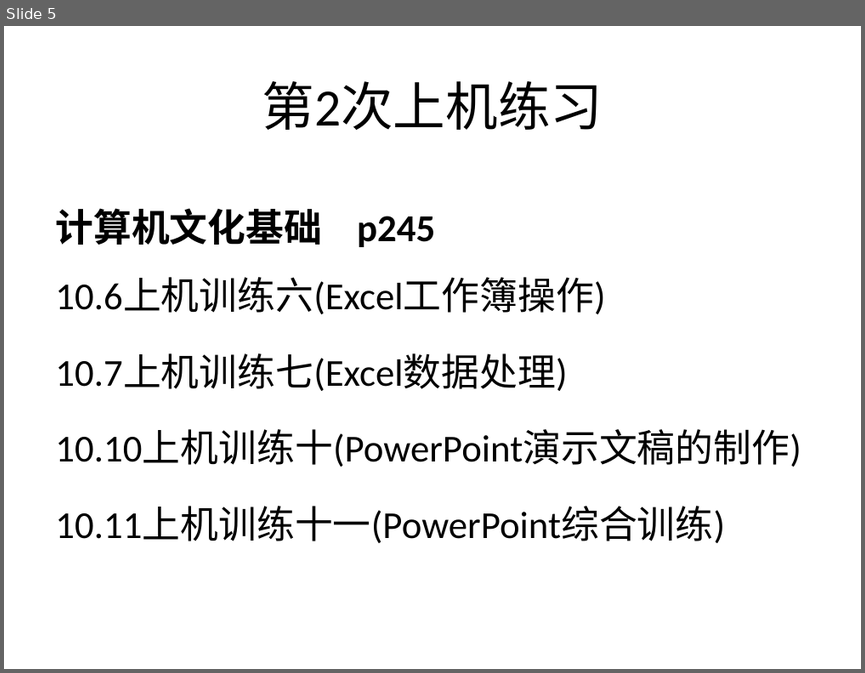
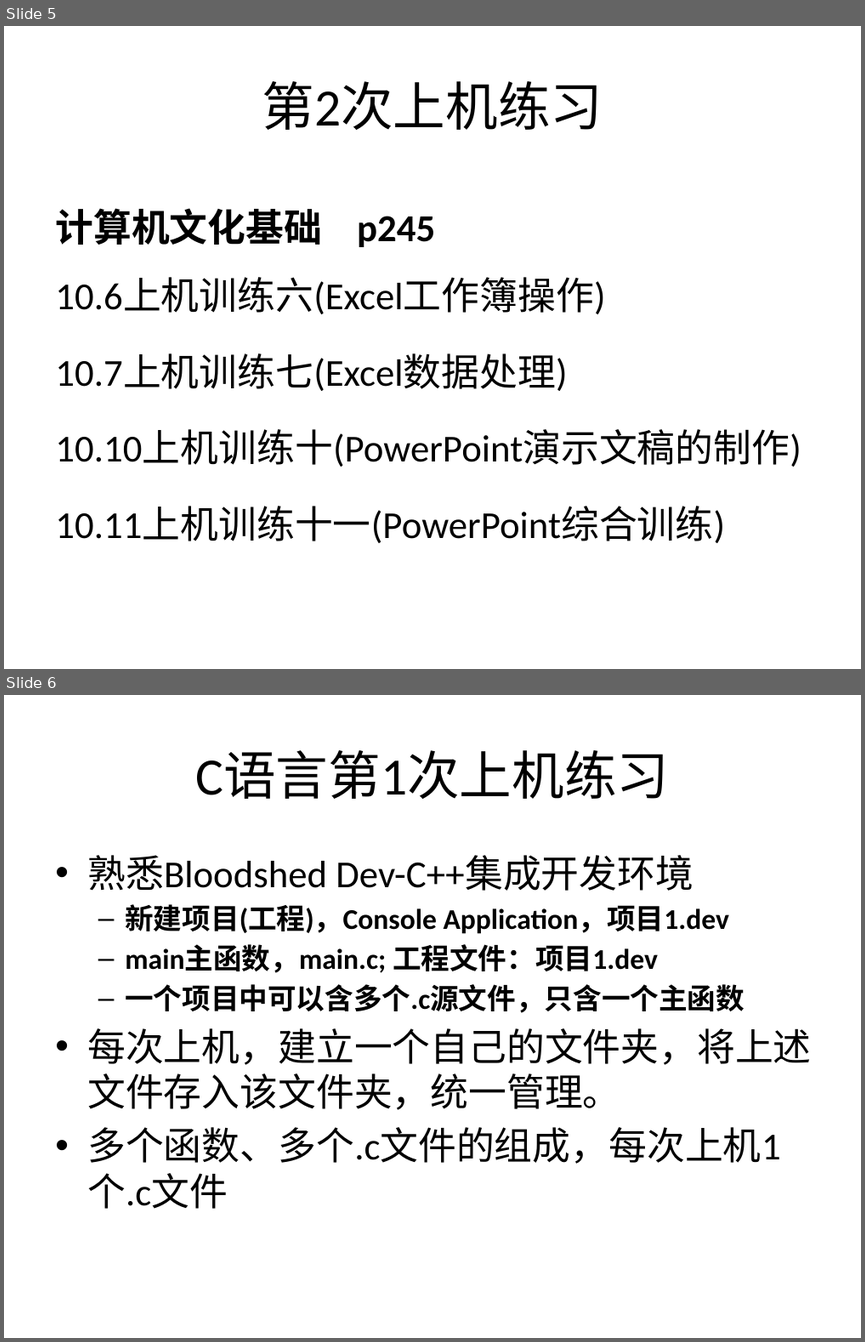
Before and after one commit to jtrfid/C-Repositories, a slide deck: 2016/上机安排.pptx. Shown one above the other, each under a label of ours: slide 5 before the commit, slides 5 and 6 after it. The pictures are 865x673 and 865x1342 pixels, drawn with LibreOffice and Linux fonts; fonts in the diff are those of the drawing. Boxes give left, top, right and bottom in pixels: in the first picture for what was removed or moved away, otherwise in the second. Text is boxed around its words. In the diff, an @@ line names an element or a change of style, - is before the commit and + after.

Commit message:
上机

```diff
--- a/2016/上机安排.pptx
+++ b/2016/上机安排.pptx
@@ slide 6 added at box(4, 695, 861, 1338), background #FFFFFF @@
@@ title added at box(195, 751, 669, 799), 44 pt, text #000000 @@
+C语言第1次上机练习
@@ text added at box(87, 855, 812, 1208), 24 pt, text #000000, bold @@
+• 熟悉Bloodshed Dev-C++集成开发环境
+  – 新建项目(工程)，Console Application，项目1.dev
+  – main主函数，main.c; 工程文件：项目1.dev
+  – 一个项目中可以含多个.c源文件，只含一个主函数
+• 每次上机，建立一个自己的文件夹，将上述文件存入该文件夹，统一管理。
+• 多个函数、多个.c文件的组成，每次上机1个.c文件
```
Also in this commit, not shown: 1 slide changed, 4 other slides added.
